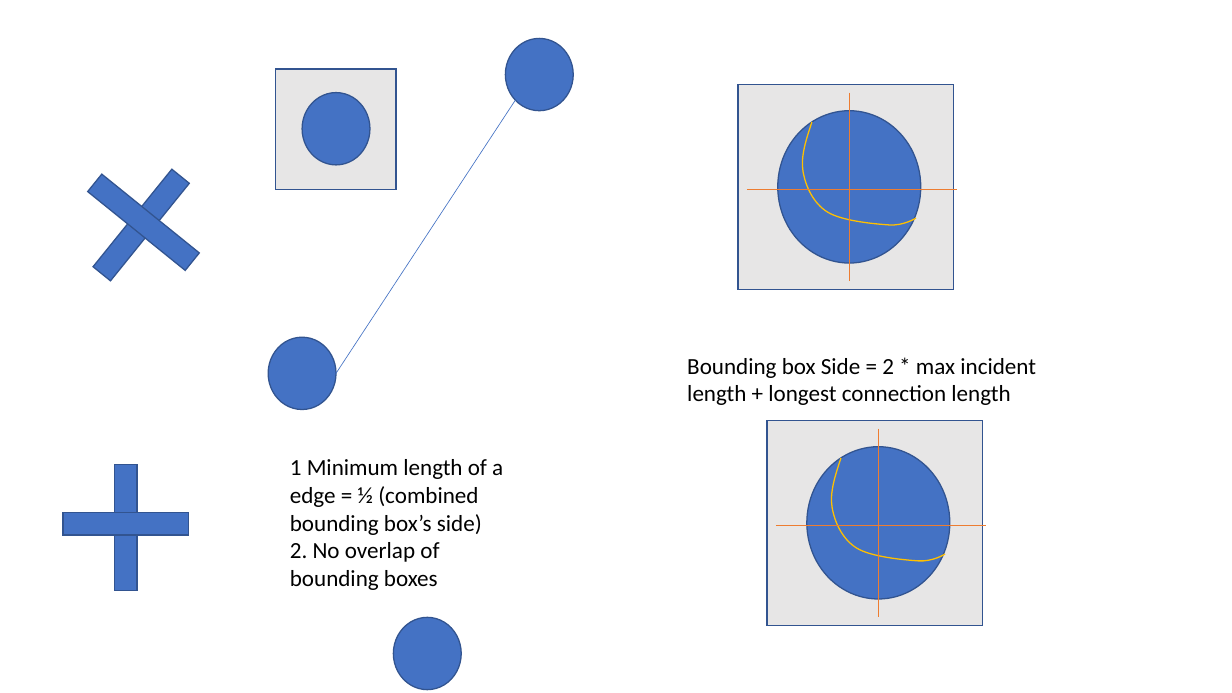
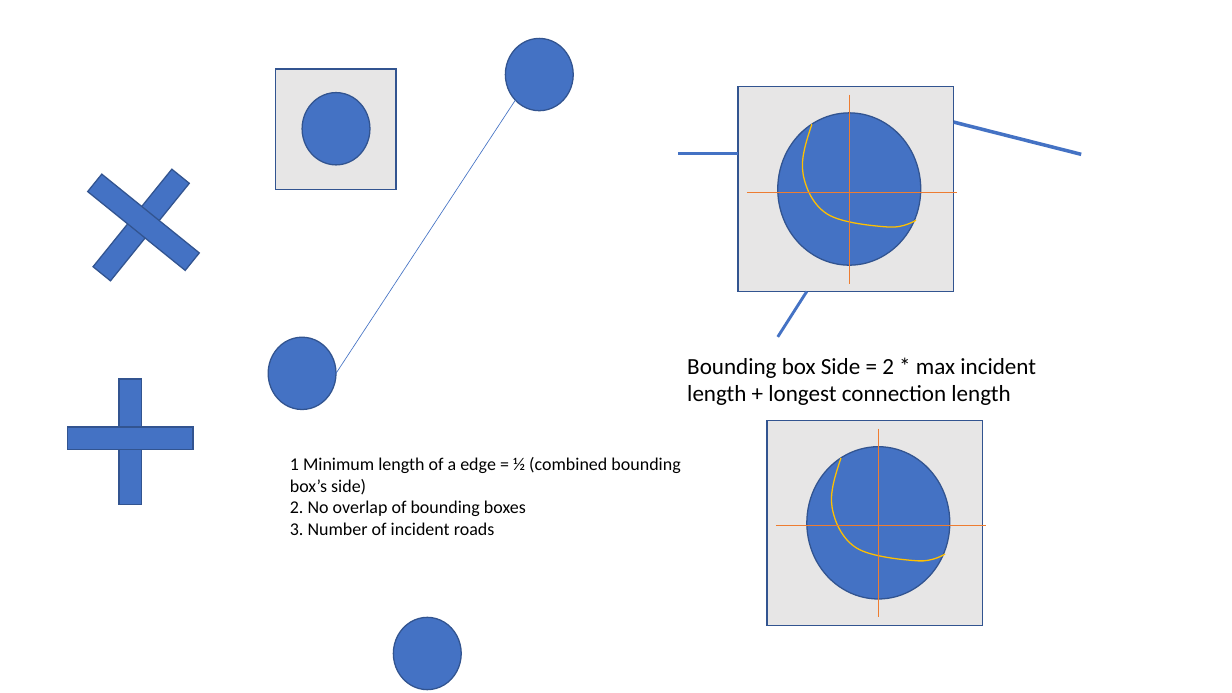
Before and after one commit to AugmentedDesignLab/junction-art, a slide deck: slide 1 of plan/road gen plan.pptx. Drawn at 1232x693 pixels with LibreOffice and Linux fonts; fonts in the diff are those of the drawing. Boxes give left, top, right and bottom in pixels: in the first picture for what was removed or moved away, otherwise in the second. Text is boxed around its words. In the diff, an @@ line names an element or a change of style, - is before the commit and + after.

```diff
--- a/plan/road gen plan.pptx
+++ b/plan/road gen plan.pptx
@@ freeform shape at (802,124,916,226): outline redrawn @@
@@ line added from (1081, 154) to (954, 122), #4472C4 2.75 pt @@
@@ line added from (738, 154) to (678, 154), #4472C4 2.25 pt @@
@@ line added from (807, 291) to (778, 337), #4472C4 2.25 pt @@
@@ rectangle: place and size @@
-rectangle at (115,465,137,591)
+rectangle at (119,379,141,505)
@@ rectangle: place and size @@
-rectangle at (63,513,189,535)
+rectangle at (67,427,193,449)
@@ text at (290,457,680,516): size 18 to 14 pt in "1 Minimum length of a edge = ...", "2. No overlap of bounding boxes" @@
@@ text at (290,522,495,535): paragraph added @@
+3. Number of incident roads
```
Also in this commit, not shown: 6 slides added, 1 slide removed, 1 other file.
